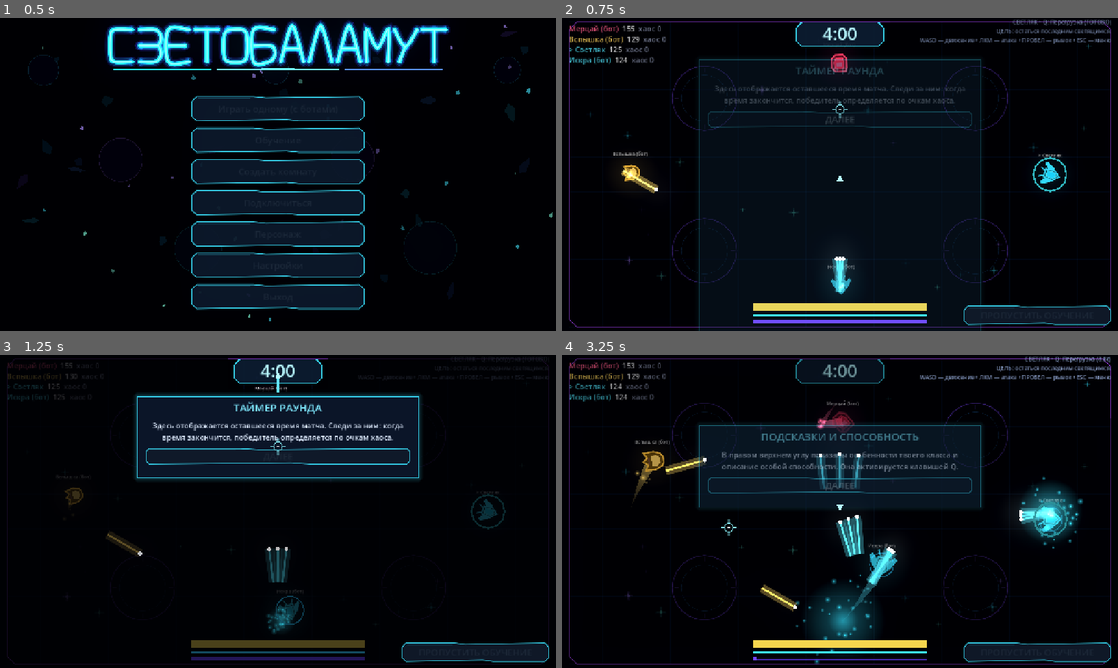
Above: before the commit, frames 1-4 (two rows, left to right).
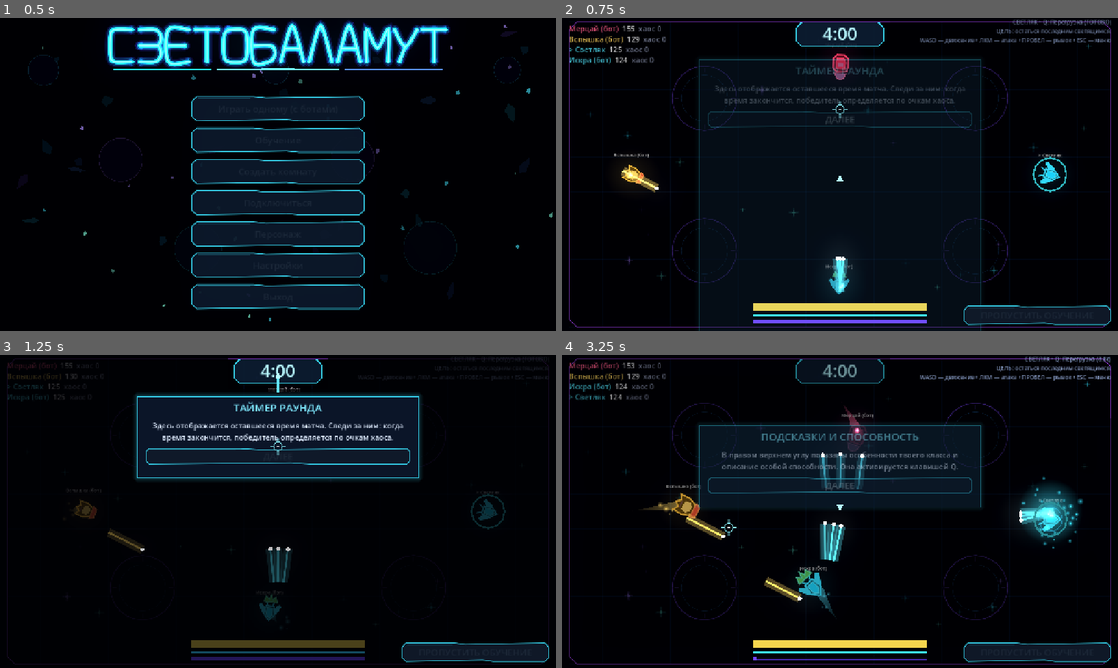
Above: after the commit, the same moments.

Repository: DvoreZZKy/svetobalamut
Game: Godot game, scene res://scenes/menu.tscn
The game is run twice, just before and just after one commit, with the same random seed, the same clock (stepped at 60 frames per second) and the same inputs.
Inputs (mouse positions are in pixels of both pictures, inside the frame that each line leads up to):
- Up to frame 1 (0.5 s): no input
- Up to frame 2 (0.75 s): click "Играть одному (с ботами)" at 0.5 s
- Up to frame 3 (1.25 s): no input
- Up to frame 4 (3.25 s): tap Enter (restart) at 1.25 s; move the mouse to (962, 495) at 1.27 s; hold D (right) 1.28-2 s; hold Space (dash) 1.28-2 s; tap Q (ability) at 1.35 s; click (962, 495) at 1.42 s; click "ДАЛЕЕ" at 2 s; move the mouse to (728, 527) at 2.77 s; hold S (down) from 2.78 s (still down); tap Space (dash) at 2.85 s; click (728, 527) at 3.05 s

Frame 1 is identical in both runs. In frame 2, 0.5% of the frame differs, in the area x 9-53%, y 9-89%; in frame 3, 1.1%; in frame 4, 6.3%, in the area x 1-90%, y 8-99%.

Commit message:
Add progressive bot learning and random hats

Diff:
--- a/scripts/sim.gd
+++ b/scripts/sim.gd
@@ -85,8 +85,9 @@
 		var pos := A / 2.0 + Vector2(cos(ang) * 620.0, sin(ang) * 330.0)
 		var ci: int = int(c.get("color", shuffled[i])) if c.human else shuffled[i] % G.PROFILE_COLORS.size()
 		var kind: int = int(c.get("kind", ci % 4)) if c.human else ci % 4
+		var bot_hat := rng.randi_range(1, 4) if not c.human else int(c.get("hat", 0))
 		players[c.id] = _new_player(c.id, c.name, c.human, kind, ci, pos,
-			int(c.get("hat", 0)), int(c.get("outfit", 0)))
+			bot_hat, int(c.get("outfit", 0)))
 
 
 func _new_player(id: int, pname: String, human: bool, kind: int, ci: int, pos: Vector2, hat: int = 0, outfit: int = 0) -> Dictionary:
@@ -103,7 +104,7 @@
 		"pts": 0, "kills": 0, "last_hit": 0, "damage_by": {}, "hit_age": 99.0, "hit_t": 0.0, "push_cd": 0.0,
 		"derp_t": 0.0, "derp_by": 0, "derp": {"t": 0.0, "mv": Vector2.ZERO, "aim": pos, "fire": false, "dash": false},
 		"poss_target": 0, "poss_cd": 0.0, "poss_protect_cd": 0.0,
-		"bot": {"t": 0.0, "strafe": 1.0, "want": 350.0},
+		"bot": {"t": 0.0, "strafe": 1.0, "want": 350.0, "skill": 0.08},
 	}
 
 
@@ -742,6 +743,9 @@
 func _bot_think(p: Dictionary, dt: float) -> void:
 	var inp := {"mv": Vector2.ZERO, "aim": p.pos + p.aim * 100.0, "fire": false, "dash": false, "poss": false, "ability": false}
 	var b: Dictionary = p.bot
+	# Bots begin clumsy and improve gradually as the match goes on.
+	b.skill = minf(0.88, float(b.get("skill", 0.08)) + dt * 0.0032)
+	var skill: float = float(b.skill)
 	b.t -= dt
 	if p.shadow:
 		var target := _nearest(p, false)
@@ -750,14 +754,14 @@
 			var distance := to.length()
 			inp.mv = to.normalized()
 			inp.poss = distance < 145.0
-			if distance > 190.0 and p.dash_cd <= 0.0 and rng.randf() < 0.055:
+			if distance > 190.0 and p.dash_cd <= 0.0 and rng.randf() < lerpf(0.025, 0.11, skill):
 				inp.dash = true
 		inputs[p.id] = inp
 		return
 	if b.t <= 0.0:
-		b.t = rng.randf_range(0.25, 0.7)
+		b.t = lerpf(0.72, 0.20, skill) * rng.randf_range(0.8, 1.2)
 		b.strafe = -1.0 if rng.randf() < 0.5 else 1.0
-		b.want = rng.randf_range(260.0, 480.0)
+		b.want = lerpf(390.0, 300.0, skill) + rng.randf_range(-70.0, 70.0)
 	var mv := Vector2.ZERO
 	for ghost in players.values():
 		if ghost.id == p.id or not ghost.shadow:
@@ -770,18 +774,25 @@
 	if not tgt.is_empty():
 		var to: Vector2 = tgt.pos - p.pos
 		var d := to.length()
-		if p.ability_cd <= 0.0 and rng.randf() < dt * 0.72:
+		if p.ability_cd <= 0.0 and rng.randf() < dt * lerpf(0.38, 0.85, skill):
 			inp.ability = true
 		var dirv := to / maxf(d, 1.0)
-		mv += dirv.orthogonal() * b.strafe * 0.9
+		mv += dirv.orthogonal() * b.strafe * lerpf(0.65, 1.0, skill)
 		if d > b.want + 60.0:
 			mv += dirv
 		elif d < b.want - 80.0:
 			mv -= dirv
-		var lead: Vector2 = tgt.pos + tgt.vel * (d / BULLET_SPEED) * 0.8
-		lead += Vector2(rng.randf_range(-1, 1), rng.randf_range(-1, 1)) * 38.0
+		var lead: Vector2 = tgt.pos + tgt.vel * (d / BULLET_SPEED) * lerpf(0.45, 0.95, skill)
+		var aim_error := lerpf(76.0, 9.0, skill)
+		lead += Vector2(rng.randf_range(-1, 1), rng.randf_range(-1, 1)) * aim_error
 		inp.aim = lead
 		inp.fire = d < 820.0 and p.light > 14.0
+		if p.kind == 1:
+			var desired_charge := lerpf(0.32, 0.88, skill)
+			if p.wave_charge > 0.0:
+				inp.fire = p.wave_charge / CAPSULE_WAVE_CHARGE_TIME < desired_charge
+			else:
+				inp.fire = d < lerpf(235.0, 360.0, skill) and p.light > 14.0
 	if p.light < 32.0:
 		var bz := Vector2(ZONES[0].x, ZONES[0].y)
 		var bdz := 1e18
@@ -800,7 +811,8 @@
 			mv += (p.pos - e.pos).normalized() * 1.6
 			if de < 380.0 and p.light > 14.0:
 				inp.aim = e.pos
-				inp.fire = true
+				if p.kind != 1:
+					inp.fire = true
 	if p.pos.x < 120.0: mv.x += 1.0
 	if p.pos.x > A.x - 120.0: mv.x -= 1.0
 	if p.pos.y < 120.0: mv.y += 1.0
@@ -810,17 +822,17 @@
 			if bl.owner == p.id:
 				continue
 			var rel: Vector2 = p.pos - bl.pos
-			if rel.length() < 150.0 and rel.normalized().dot(bl.vel.normalized()) > 0.85:
-				inp.dash = true
-				mv = bl.vel.normalized().orthogonal() * b.strafe
+			var dodge_range := lerpf(92.0, 210.0, skill)
+			if rel.length() < dodge_range and rel.length() > 0.01 and rel.normalized().dot(bl.vel.normalized()) > lerpf(0.93, 0.78, skill):
+				inp.dash = rng.randf() < lerpf(0.18, 0.82, skill)
+				mv += bl.vel.normalized().orthogonal() * b.strafe * lerpf(0.35, 1.0, skill)
 				break
-		if not inp.dash and rng.randf() < 0.004:
+		if not inp.dash and rng.randf() < lerpf(0.001, 0.008, skill):
 			inp.dash = true
 	inp.mv = mv.limit_length(1.0)
+	if effects.has("reverse"):
+		inp.mv = -inp.mv
 	inputs[p.id] = inp
-
-
-# --------------------------------------------------------------- финал ---
 func _check_end() -> void:
 	var lit: Array = []
 	var real: Array = []
